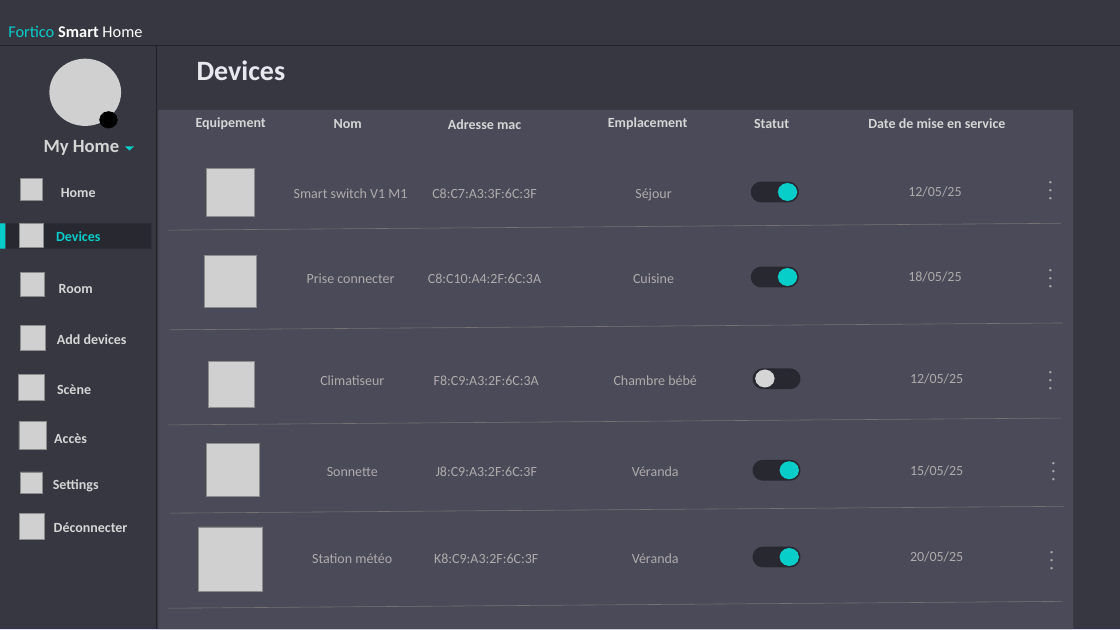
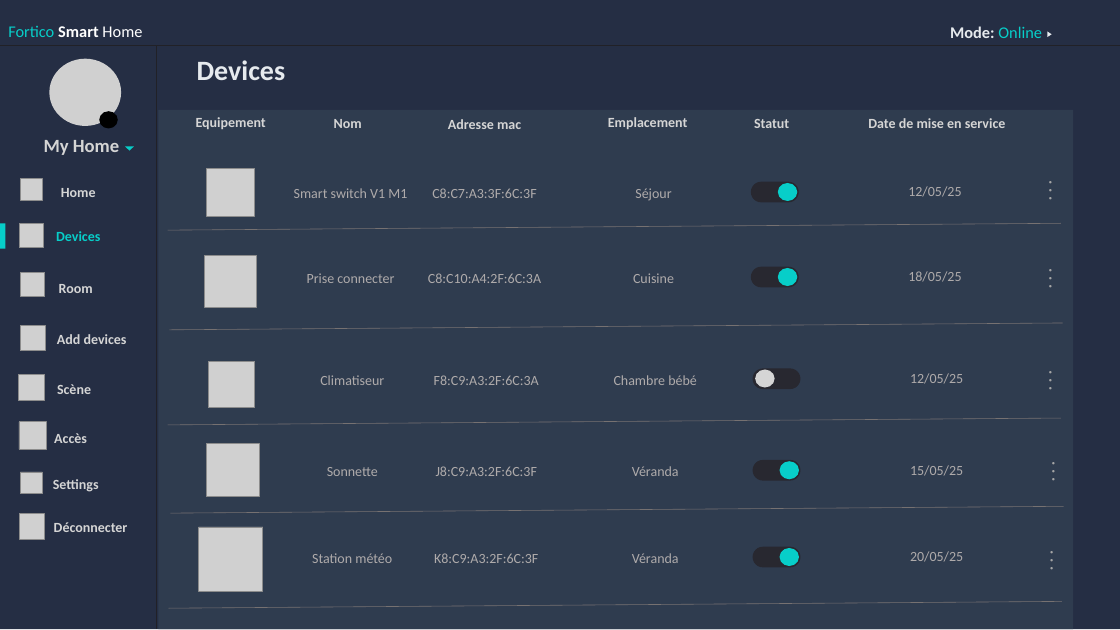
Before and after one commit to Fortuno-tech/Software, a slide deck: slide 9 of UI-model/UI design Fortico.pptx (slide 10 before the commit). Drawn at 1120x630 pixels with LibreOffice and Linux fonts; fonts in the diff are those of the drawing; grey boxes stand for pictures; background and template pictures are left out. Boxes give left, top, right and bottom in pixels: in the first picture for what was removed or moved away, otherwise in the second. Text is boxed around its words. In the diff, an @@ line names an element or a change of style, - is before the commit and + after.

```diff
--- a/UI-model/UI design Fortico.pptx
+++ b/UI-model/UI design Fortico.pptx
@@ rectangle at [0,0,1120,629]: fill #373742 to #252E44 @@
@@ text added at [950,26,1042,38], 14 pt, text #07CEC9 @@
+Mode: Online
@@ triangle added at [1048,31,1052,37], fill #E6EAEE @@
@@ rectangle at [159,110,1074,629]: fill #4A4A58 to #2F3C4F @@
@@ text "Devices": place and size @@
-text "Devices" at [5,223,151,249]
+text "Devices" at [56,231,100,241]
@@ text "Devices" at [56,231,100,241]: fill #282830 to none @@
```
Also in this commit, not shown: 25 other slides changed, 4 other files.
